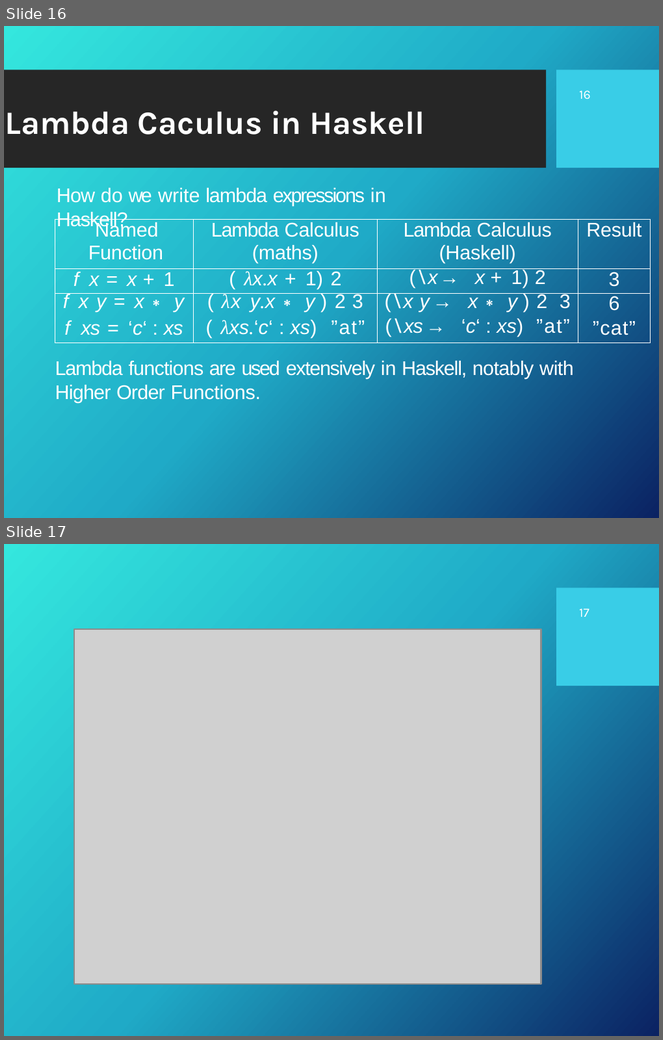
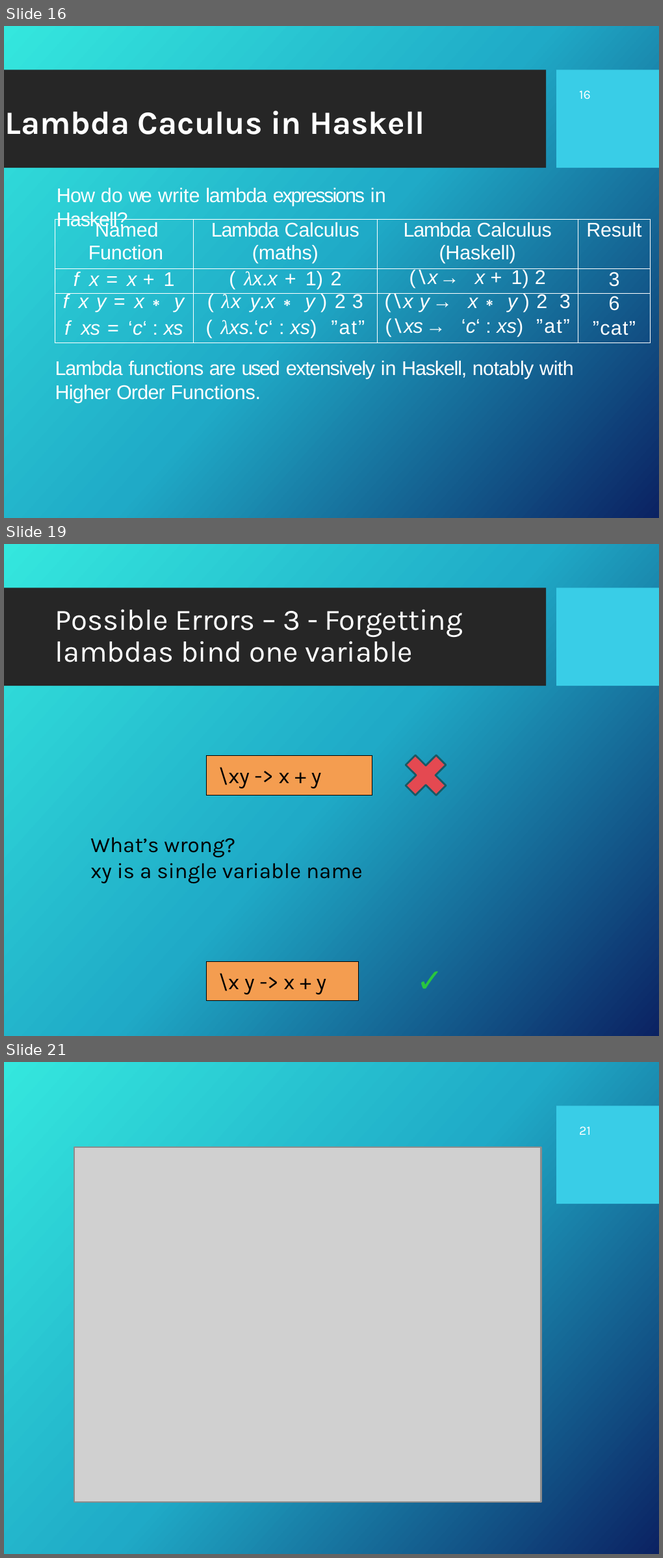
Before and after one commit to Fun-Prog-26/fun-prog-26, a slide deck: topic04-functions-and-lambda-calculus/unit-04a-lectures/wip/talk-2/b-lambda-calculus.pptx. Shown one above the other, each under a label of ours: slides 16 and 17 before the commit, slides 16, 19 and 21 after it; the slides between them are not shown. The pictures are 663x1040 and 663x1558 pixels, drawn with LibreOffice and Linux fonts; fonts in the diff are those of the drawing; grey boxes stand for pictures; background and template pictures are left out. Boxes give left, top, right and bottom in pixels: in the first picture for what was removed or moved away, otherwise in the second. Text is boxed around its words. In the diff, an @@ line names an element or a change of style, - is before the commit and + after.

```diff
--- a/topic04-functions-and-lambda-calculus/unit-04a-lectures/wip/talk-2/b-lambda-calculus.pptx
+++ b/topic04-functions-and-lambda-calculus/unit-04a-lectures/wip/talk-2/b-lambda-calculus.pptx
@@ slide 19 added at box(4, 544, 659, 1036), background picture (left out); not listed: 2 template elements that a slide beside it also shows @@
@@ title added at box(55, 609, 462, 662), 16.3 pt, text #FFFFFF @@
+Possible Errors – 3 - Forgetting lambdas bind one variable
@@ rectangle added at box(207, 756, 372, 795), fill #F49D50, outline #000000 0.75 pt, 12 pt, text #000000 @@
+\xy -> x + y
@@ cross added at box(397, 746, 455, 804), fill #E44951, outline #195A65 1 pt @@
@@ text added at box(90, 837, 363, 883), 12 pt, text #000000 @@
+What’s wrong?
+xy is a single variable name
@@ rectangle added at box(207, 961, 359, 1000), fill #F49D50, outline #000000 0.75 pt, 12 pt, text #000000 @@
+\x y -> x + y
@@ text added at box(404, 954, 449, 1006), 18 pt, text #29C63F, bold @@
+✓
@@ what was slide 17 is now slide 21 @@
@@ page number at box(579, 1126, 591, 1135): text changed @@
-17
+21
```
Also in this commit, not shown: 2 slides changed, 3 other slides added, 14 other files.
